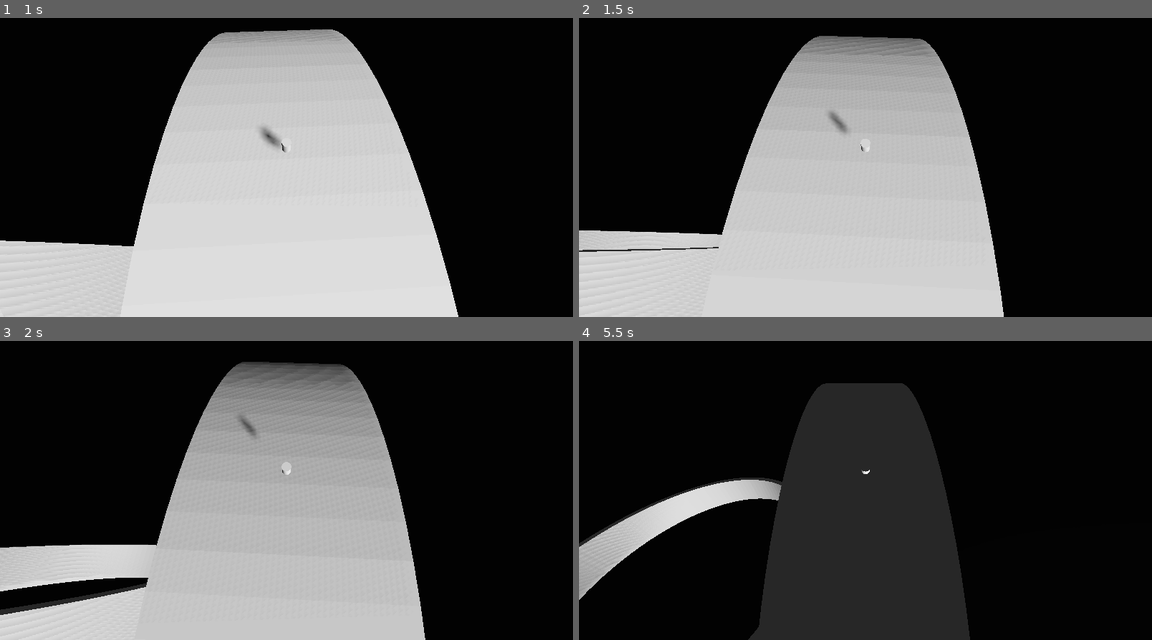
Above: before the commit, frames 1-4 (two rows, left to right).
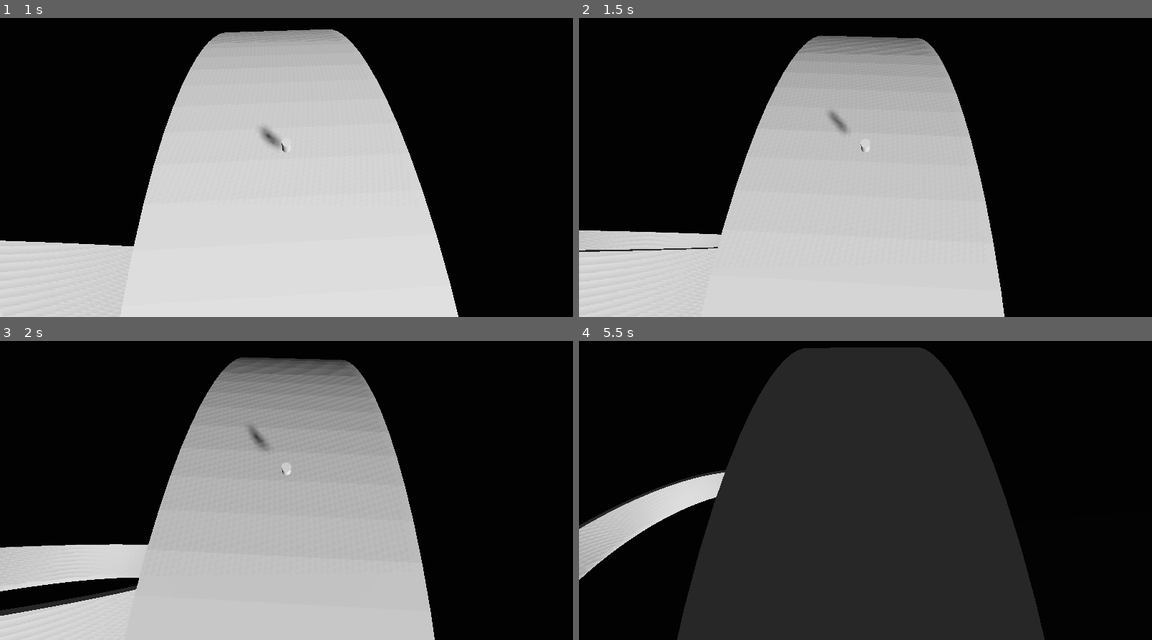
Above: after the commit, the same moments.

Repository: Ivorforce/Godot4-Custom-Gravity
Game: Godot game, scene res://scene/TechDemo.tscn
Two runs of this game, one before a commit and one after it. Both use one fixed random seed, a clock stepped at 60 frames per second and the inputs below. This scene is started directly instead of the project's main scene.
Inputs (mouse positions are in pixels of both pictures, inside the frame that each line leads up to):
- Up to frame 1 (1 s): move the mouse to (315, 149) at 0.52 s; hold W (forward) from 0.53 s (still down); tap Space (jump) at 0.77 s
- Up to frame 2 (1.5 s): keep holding W (forward); move the mouse to (836, 149) at 1.27 s
- Up to frame 3 (2 s): keep holding W (forward); tap Space (jump) at 1.52 s
- Up to frame 4 (5.5 s): keep holding W (forward); move the mouse to (876, 466) at 2.02 s; move the mouse to (859, 478) at 2.77 s; tap Space (jump) at 3.02, 3.77, 4.52 s; move the mouse to (905, 475) at 3.52 s; move the mouse to (819, 469) at 4.27 s; move the mouse to (871, 472) at 5.02 s

Frame 1 is identical in both runs. In frame 2, 0.2% of the frame differs, in the area x 0-75%, y 5-100%; in frame 3, 3.0%; in frame 4, 24%, in the area x 0-82%, y 2-100%.

Commit message:
Fix some small bugs.

Diff:
--- a/forces/GravityFalloffModelShifted.gd
+++ b/forces/GravityFalloffModelShifted.gd
@@ -1,7 +1,7 @@
 extends Node
 
 export var start_radius := 1.0
-export var half_falloff_offset := 10
+export var half_falloff_offset := 10.0
 export var max_acceleration := 9.81
 
 # g = b / (d - a)^2
--- a/scene/TechDemo.tscn
+++ b/scene/TechDemo.tscn
@@ -68,8 +68,8 @@
 
 [node name="FalloffModel" type="Node" parent="Ring1/GravityWell"]
 script = ExtResource( 8 )
-start_radius = 52.0
-half_falloff_offset = 1
+start_radius = 55.0
+half_falloff_offset = 0.1
 
 [node name="Ring2" type="StaticBody" parent="."]
 transform = Transform( -4.37114e-08, -1, 0, 1, -4.37114e-08, 0, 0, 0, 1, -73.5177, 19.5096, 0 )
@@ -95,8 +95,8 @@
 
 [node name="FalloffModel" type="Node" parent="Ring2/GravityWell"]
 script = ExtResource( 8 )
-start_radius = 52.0
-half_falloff_offset = 1
+start_radius = 50.0
+half_falloff_offset = 0.1
 max_acceleration = -9.81
 
 [node name="Screw1" type="StaticBody" parent="."]
